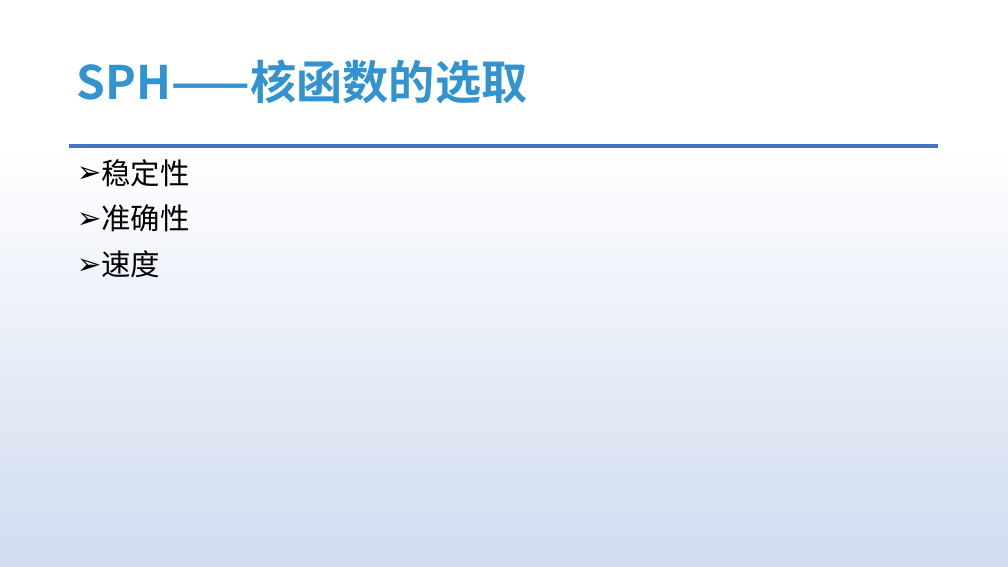
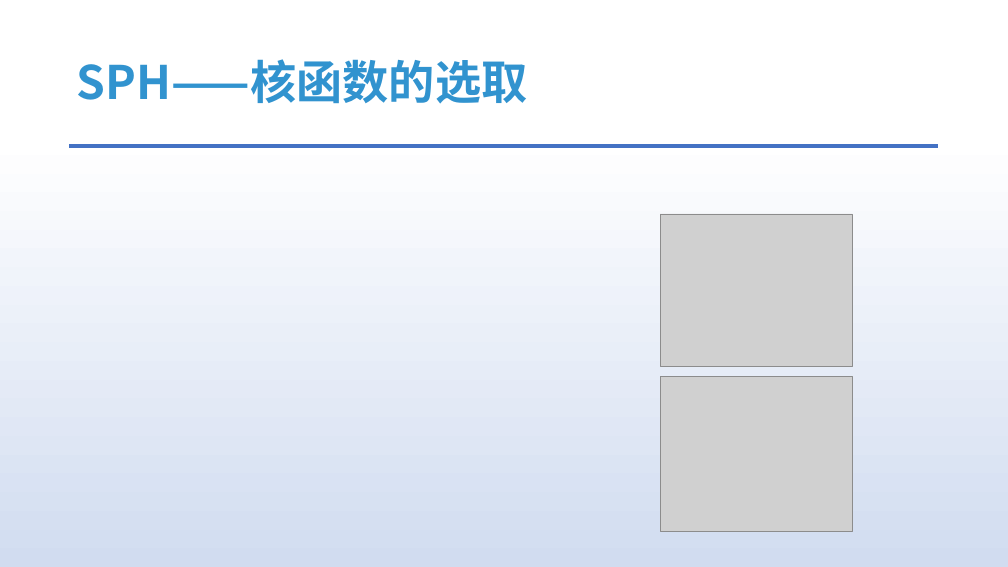
Before and after one commit to answerear/UnityFluid, a slide deck: slide 29 of doc/流体模拟入门分享.pptx. Drawn at 1008x567 pixels with LibreOffice and Linux fonts; fonts in the diff are those of the drawing; grey boxes stand for pictures. Boxes give left, top, right and bottom in pixels: in the first picture for what was removed or moved away, otherwise in the second. Text is boxed around its words. In the diff, an @@ line names an element or a change of style, - is before the commit and + after.

```diff
--- a/doc/流体模拟入门分享.pptx
+++ b/doc/流体模拟入门分享.pptx
@@ text removed at [101,159,189,278] @@
-➢ 稳定性
-➢ 准确性
-➢ 速度
@@ picture added at [660,214,852,367] @@
@@ picture added at [660,377,852,532] @@
```
Also in this commit, not shown: 5 other slides changed, 2 slides added, 14 slides removed.
